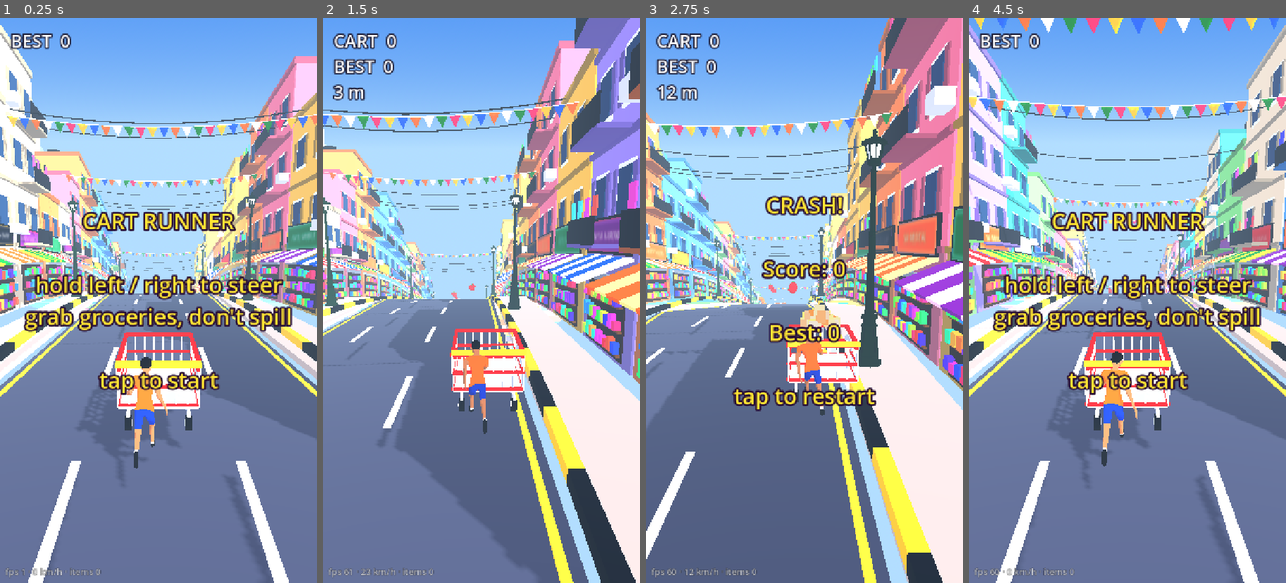
Above: before the commit, frames 1-4 (left to right).
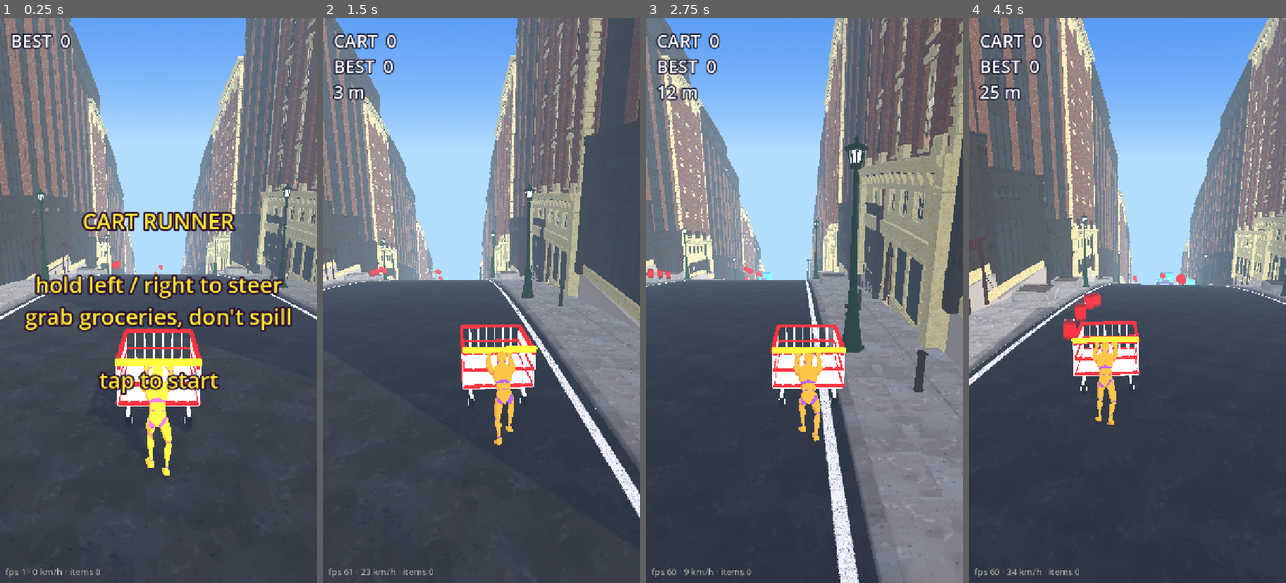
Above: after the commit, the same moments.

Repository: kevaldhol24/cart-runner
Game: Godot game, scene res://main.tscn
Same seed, same stepped clock (60 frames per second), same inputs: the game is played once before the commit and once after it.
Inputs (mouse positions are in pixels of both pictures, inside the frame that each line leads up to):
- Up to frame 1 (0.25 s): no input
- Up to frame 2 (1.5 s): tap Enter at 0.5 s; move the mouse to (551, 272) at 0.52 s; hold Right 0.53-1.25 s; click (551, 272) at 0.67 s; drag from (418, 328) to (465, 413) at 1.27 s
- Up to frame 3 (2.75 s): move the mouse to (836, 176) at 2.02 s; hold Right from 2.03 s (still down)
- Up to frame 4 (4.5 s): release Right at 2.75 s; tap Enter at 2.75, 3.5, 4.25 s; drag from (1111, 413) to (1032, 215) at 2.77 s; move the mouse to (1222, 385) at 3.52 s; hold Left 3.53-4.25 s; drag from (1032, 215) to (1079, 159) at 4.27 s

The runs differ from the first frame. In frame 1, 77% of the frame differs, in the area x 0-100%, y 0-100%; in frame 2, 80%; in frame 3, 84%; in frame 4, 85%.

Commit message:
City version: Quaternius Downtown City kit, wider 3-lane road, mannequin push anim, cars/cones, gentler curve
Co-Authored-By: Claude Opus 5.5 <noreply@anthropic.com>
Claude-Session: https://claude.ai/code/session_017LijxD5uz2aTEDTAi5FYUG

Diff:
--- a/main.gd
+++ b/main.gd
@@ -1,10 +1,12 @@
 extends Node3D
-# Cart Runner — look test (build 4).
+# Cart Runner — city version (build 5).
 # Same loop as build 3 (grab groceries, weight vs control, spills, crash), now on
 # a colourful Indian street with a curved world, toon shading and real models.
 
 const ROAD_LEN := 30.0
-const ROAD_W := 8.0
+const ROAD_W := 12.0
+const LANES := [-4.0, 0.0, 4.0]
+const BUILDINGS := ["res://assets/city/Building_Small_1.gltf", "res://assets/city/Building_Medium_2_001.gltf", "res://assets/city/Building_Large_2.gltf"]
 const NUM_CHUNKS := 8
 const SLOPE_DEG := 8.0
 const WALL_H := 0.7
@@ -39,6 +41,9 @@
 var chunks: Array = []
 var next_s := 0.0
 var variants: Array = []
+var bld_info: Array = []   # [{scene, xmin, xmax, zmin}]
+var street_scene: PackedScene
+var prop_scenes := {}
 var pickups: Array[Node3D] = []
 var crates: Array[Node3D] = []
 var bumps: Array[Node3D] = []
@@ -117,27 +122,25 @@
 	e.sky = sky
 	e.ambient_light_source = Environment.AMBIENT_SOURCE_COLOR
 	e.ambient_light_color = Color(0.78, 0.83, 1.0)
-	e.ambient_light_energy = 0.5
+	e.ambient_light_energy = 0.6
 	e.fog_enabled = true
 	e.fog_light_color = Color(0.72, 0.87, 1.0)
-	e.fog_density = 0.007
+	e.fog_density = 0.004
 	e.fog_sky_affect = 0.0
 	env.environment = e
 	add_child(env)
 
 	sun = DirectionalLight3D.new()
 	sun.rotation_degrees = Vector3(-52, 38, 0)
-	sun.light_color = Color(1.0, 0.96, 0.88)
-	sun.light_energy = 1.9
+	sun.light_color = Color(1.0, 0.93, 0.8)
+	sun.light_energy = 2.0
 	sun.shadow_enabled = true
 	sun.shadow_opacity = 0.7
 	sun.directional_shadow_max_distance = 40.0
 	sun.directional_shadow_mode = DirectionalLight3D.SHADOW_ORTHOGONAL
 	add_child(sun)
 
-	await Art.build_sign_atlas(self)
-	for i in NUM_VARIANTS:
-		variants.append(build_variant(1000 + i))
+	load_city()
 	if autotest:
 		var vc := 0
 		for vv in variants:
@@ -293,6 +296,26 @@
 
 # ---------- chunks ----------
 
+func load_city() -> void:
+	street_scene = load("res://assets/city/Street_4Lane.gltf")
+	for path in BUILDINGS:
+		var sc: PackedScene = load(path)
+		var probe: Node3D = sc.instantiate()
+		var b := Art._aabb(probe)
+		probe.free()
+		bld_info.append({"scene": sc, "xmin": b.position.x, "xmax": b.end.x, "zmin": b.position.z})
+	for nm in ["Prop_Planter_Single", "Prop_Bollard", "Prop_ManholeCover"]:
+		prop_scenes[nm] = load("res://assets/city/%s.gltf" % nm)
+
+func city_inst(sc: PackedScene) -> Node3D:
+	var n: Node3D = sc.instantiate()
+	Art.curve_node(n)
+	return n
+
+# a node placed in chunk-local space that stands upright in the world
+func upright_basis(yaw: float) -> Basis:
+	return Basis(Vector3.RIGHT, slope) * Basis(Vector3.UP, yaw)
+
 func place_chunk(entry: Dictionary, s: float, index: int) -> void:
 	var ch: StaticBody3D = entry["node"]
 	entry["s"] = s
@@ -302,29 +325,60 @@
 	ch.position = road_point(s + ROAD_LEN * 0.5)
 	var hw := ROAD_W * 0.5
 
-	var v: Dictionary = variants[randi() % variants.size()]
-	ch.add_child(Art.mesh_node(v["env"], Art.env_mat))
-	ch.add_child(Art.mesh_node(v["signs"], Art.sign_mat, false))
+	# street tiles: 6 m long each, asphalt surface at local y = 0
+	var tiles := int(ROAD_LEN / 6.0)
+	for i in tiles + 1:
+		var st := city_inst(street_scene)
+		st.position = Vector3(0, 0.15, ROAD_LEN * 0.5 - 3.0 - i * 6.0)
+		st.rotation.y = PI * 0.5
+		ch.add_child(st)
 	add_box_shape(ch, Vector3(ROAD_W, 1.0, ROAD_LEN + 0.4), Vector3(0, -0.5, 0))
+
 	for sx in [-1, 1]:
 		add_box_shape(ch, Vector3(0.3, 1.2, ROAD_LEN), Vector3(sx * (hw + 0.15), 0.6, 0))
+		# buildings fill the side, standing upright on the slope
+		var z := ROAD_LEN * 0.5
+		var guard := 0
+		while z > -ROAD_LEN * 0.5 + 4.0 and guard < 6:
+			guard += 1
+			var bi: Dictionary = bld_info[randi() % bld_info.size()]
+			var span: float = bi["xmax"] - bi["xmin"]
+			var b := city_inst(bi["scene"])
+			var yaw: float = -sx * PI * 0.5
+			# along-street local axis after yaw: z' = x for sx=+1, -x for sx=-1
+			var lo: float = float(bi["xmin"]) if sx > 0 else -float(bi["xmax"])
+			var zc := z - span - lo
+			b.transform = Transform3D(upright_basis(yaw), Vector3(sx * (hw + 3.0), 0.15, zc))
+			# stone plinth fills the gap under the downhill end
+			var depth: float = -bi["zmin"]
+			var plinth := Art.MB.new()
+			plinth.bx(Vector3((bi["xmin"] + bi["xmax"]) * 0.5, -1.8, -depth * 0.5), Vector3(span, 3.6, depth), Color(0.58, 0.55, 0.52))
+			b.add_child(Art.mesh_node(plinth.commit(), Art.env_mat, false))
+			ch.add_child(b)
+			z -= span + 0.3
+		# sidewalk dressing
 		var lamp := Art.model("res://assets/props/Streetlight.glb", 5.5, 1)
-		lamp.position = Vector3(sx * (hw + 0.6), 0.2, randf_range(-10, 10))
+		lamp.position = Vector3(sx * (hw + 0.6), 0.15, randf_range(-12, 12))
 		lamp.rotation.y = PI * 0.5 * -sx
 		ch.add_child(lamp)
+		for k in 2:
+			var nm: String = ["Prop_Planter_Single", "Prop_Bollard"][randi() % 2]
+			var pr := city_inst(prop_scenes[nm])
+			pr.transform = Transform3D(upright_basis(0.0), Vector3(sx * (hw + 1.6), 0.15, randf_range(-13, 13)))
+			ch.add_child(pr)
 
 	var lvl := clampf(s / 600.0, 0.0, 1.0)
-	var lanes := [-2.4, 0.0, 2.4]
+	var lanes: Array = LANES
 	if index >= 1:
 		for g in 2:
-			var lane: float = lanes[randi() % 3] + randf_range(-0.4, 0.4)
+			var lane: float = lanes[randi() % 3] + randf_range(-0.5, 0.5)
 			var z0 := ROAD_LEN * 0.5 - 3.0 - g * 14.0
 			var food := randi() % FOODS.size()
 			for k in randi_range(3, 6):
 				add_pickup(ch, Vector3(lane, 0.75, z0 - k * 1.6), food)
 	if index < 2:
 		return
-	var kinds := ["auto", "auto", "thela", "cow", "cow", "taxi"]
+	var kinds := ["taxi", "car", "car", "cones"]
 	for k in randi_range(1, 2 + int(lvl * 2)):
 		var cx: float = lanes[randi() % 3]
 		var cz := randf_range(-ROAD_LEN * 0.5 + 3, ROAD_LEN * 0.5 - 3)
@@ -335,30 +389,28 @@
 		order.shuffle()
 		var n_bumps := 1 if randf() < 0.6 - lvl * 0.3 else 2
 		for k in n_bumps:
-			add_bump(ch, Vector3(lanes[order[k]], 0, bz), 2.3)
+			add_bump(ch, Vector3(lanes[order[k]], 0, bz), 3.2)
 
 func add_obstacle(ch: Node3D, kind: String, x: float, z: float) -> void:
 	var node: Node3D
 	var size := Vector3.ONE
 	var yaw := 0.0
 	match kind:
-		"auto":
-			node = Art.mesh_node(Art.get_auto(), Art.env_mat)
-			size = Vector3(1.45, 1.8, 2.6)
+		"car":
+			node = Art.model("res://assets/props/BasicCar.glb", 4.0, 2)
+			size = Vector3(1.9, 1.5, 4.0)
 			yaw = 0.0 if randf() < 0.5 else PI
-		"thela":
-			node = Art.mesh_node(Art.get_thela(), Art.env_mat)
-			size = Vector3(1.4, 1.3, 2.2)
-			yaw = randf_range(-0.2, 0.2)
+		"cones":
+			node = Node3D.new()
+			for k in 3:
+				var cone := Art.model("res://assets/props/TrafficCone.glb", 0.75, 1, {"Orange": Color(1.0, 0.45, 0.05), "White": Color(0.97, 0.97, 0.97)})
+				cone.position = Vector3(-1.1 + k * 1.1, 0, 0)
+				node.add_child(cone)
+			size = Vector3(3.0, 0.75, 0.6)
 		"taxi":
 			node = Art.model("res://assets/props/Taxi.glb", 3.6, 2)
 			size = Vector3(1.7, 1.5, 3.6)
 			yaw = 0.0 if randf() < 0.5 else PI
-		"cow":
-			node = Art.model("res://assets/char/cow.glb", 2.2, 2, {"Black": Color(0.6, 0.4, 0.25), "White": Color(0.97, 0.94, 0.88)})
-			Art.play_anim(node, "Idle", randf_range(0.8, 1.2))
-			size = Vector3(0.8, 1.4, 2.1)
-			yaw = PI * 0.5 * (1 if randf() < 0.5 else -1) + randf_range(-0.4, 0.4)
 	node.position = Vector3(x, 0, z)
 	node.rotation.y = yaw
 	ch.add_child(node)
@@ -432,17 +484,17 @@
 	add_box_shape(cart, Vector3(t, WALL_H, 1.9), Vector3(0.65 - t * 0.5, y, 0))
 	cart.add_child(Art.mesh_node(Art.get_cart(), Art.env_mat))
 
-	boy_visual = Art.model("res://assets/char/boy.glb", 1.6, 1, {
-		"Shirt": Color(1.0, 0.5, 0.1), "Pants": Color(0.18, 0.32, 0.72), "Shoes": Color(0.95, 0.95, 0.95),
-		"Socks": Color(0.95, 0.95, 0.95), "Hair": Color(0.08, 0.05, 0.04), "Skin": Color(0.78, 0.55, 0.38)})
-	boy_visual.position = Vector3(-0.2, 0, 1.5)
+	boy_visual = Art.model("res://assets/anim/UAL1_Standard.glb", 1.72, 1)
+	boy_visual.position = Vector3(0, 0, 1.55)
 	boy_visual.rotation.y = PI
 	cart.add_child(boy_visual)
-	boy_anim = Art.play_anim(boy_visual, "Man_Run", 1.0)
+	boy_anim = Art.play_anim(boy_visual, "Push", 1.0)
 
 func make_fx() -> void:
 	for i in 4:
-		var p := burst_particles(18, 0.09, 0.55, 3.0, 6.0)
+		var p := burst_particles(14, 0.07, 0.4, 2.0, 4.0)
+		p.local_coords = true
+		p.reparent(cart, false)
 		var g := Gradient.new()
 		g.colors = PackedColorArray([Color(1, 0.9, 0.2), Color(1, 0.4, 0.6), Color(0.4, 0.9, 1.0), Color(1, 1, 1)])
 		g.offsets = PackedFloat32Array([0.0, 0.33, 0.66, 1.0])
@@ -621,7 +673,7 @@
 		var d := b.global_position.dot(fwd) - cs
 		if d > 0.0 and d < 12.0 and abs(b.global_position.x - target_x) < 1.9:
 			target_x = b.global_position.x + (2.4 if target_x >= b.global_position.x else -2.4)
-	target_x = clampf(target_x, -3.4, 3.4)
+	target_x = clampf(target_x, -5.0, 5.0)
 	return clampf((target_x - cx) * 0.6, -1.0, 1.0)
 
 # ---------- loop ----------
@@ -655,7 +707,7 @@
 	if fwd_speed < target:
 		cart.apply_central_force(fwd * cart.mass * (target - fwd_speed) * 1.2)
 	var grip := 5.0 / (1.0 + cart_load * 0.035)
-	var max_lat := 7.0 - cart_load * 0.03
+	var max_lat := 8.5 - cart_load * 0.035
 	var steer := get_steer()
 	var desired_x := steer * max_lat
 	cart.apply_central_force(Vector3(1, 0, 0) * cart.mass * (desired_x - v.x) * grip)
@@ -684,7 +736,7 @@
 			collected += 1
 			var fx := pop_fx[pop_i % pop_fx.size()]
 			pop_i += 1
-			fx.global_position = p.global_position
+			fx.position = cart.to_local(p.global_position)
 			fx.restart()
 			p.queue_free()
 			pickups.remove_at(i)
@@ -747,7 +799,7 @@
 	boy_body.linear_velocity = fwd * maxf(prev_fwd_speed, 10.0) * 0.85 + up_n * 6.5 + Vector3(vel.x, 0, 0)
 	boy_body.angular_velocity = Vector3(randf_range(6, 10), randf_range(-3, 3), randf_range(-4, 4))
 	if boy_anim:
-		boy_anim.play(_anim_named(boy_anim, "Man_Jump"), 0.1, 1.5)
+		boy_anim.play(_anim_named(boy_anim, "Jump_Start"), 0.1, 1.2)
 
 	for it in items:
 		it.apply_central_impulse((up_n * randf_range(0.8, 1.8) + fwd * randf_range(0.0, 0.8) + Vector3(randf_range(-0.8, 0.8), 0, 0)) * 0.7)
--- a/project.godot
+++ b/project.godot
@@ -35,5 +35,5 @@
 }
 curve_amount={
 "type": "float",
-"value": 0.0032
+"value": 0.0019
 }
Not shown, added: assets/anim/LICENSE-CC0.txt
Binary file added: assets/anim/UAL1_Standard.glb
Not shown, added: assets/anim/UAL1_Standard.glb.import
Binary file added: assets/city/Building_Large_2.bin
Not shown, added: assets/city/Building_Large_2.gltf
Not shown, added: assets/city/Building_Large_2.gltf.import
Binary file added: assets/city/Building_Medium_2_001.bin
Not shown, added: assets/city/Building_Medium_2_001.gltf
Not shown, added: assets/city/Building_Medium_2_001.gltf.import
Binary file added: assets/city/Building_Small_1.bin
Not shown, added: assets/city/Building_Small_1.gltf
Not shown, added: assets/city/Building_Small_1.gltf.import
(and 71 more such lines)
